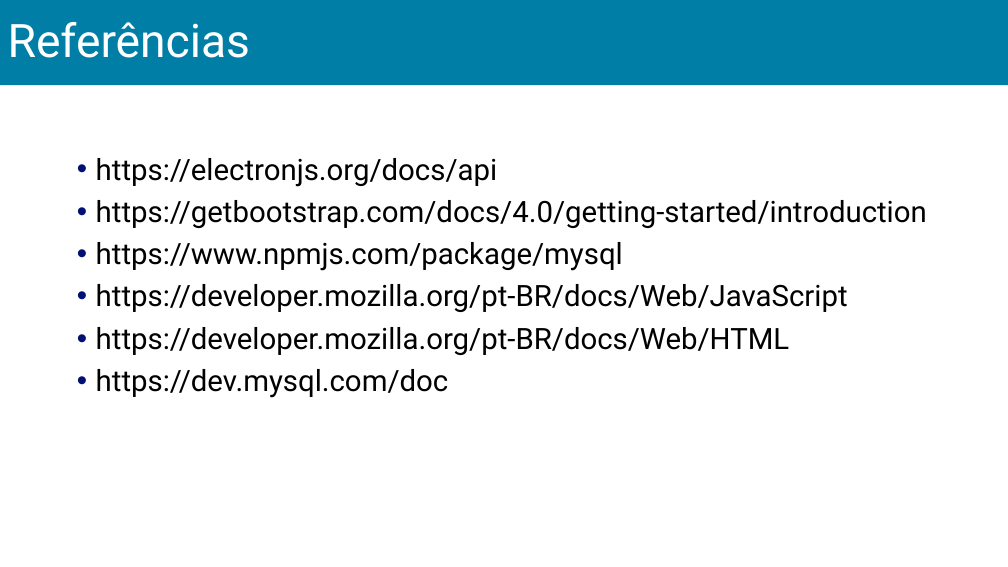
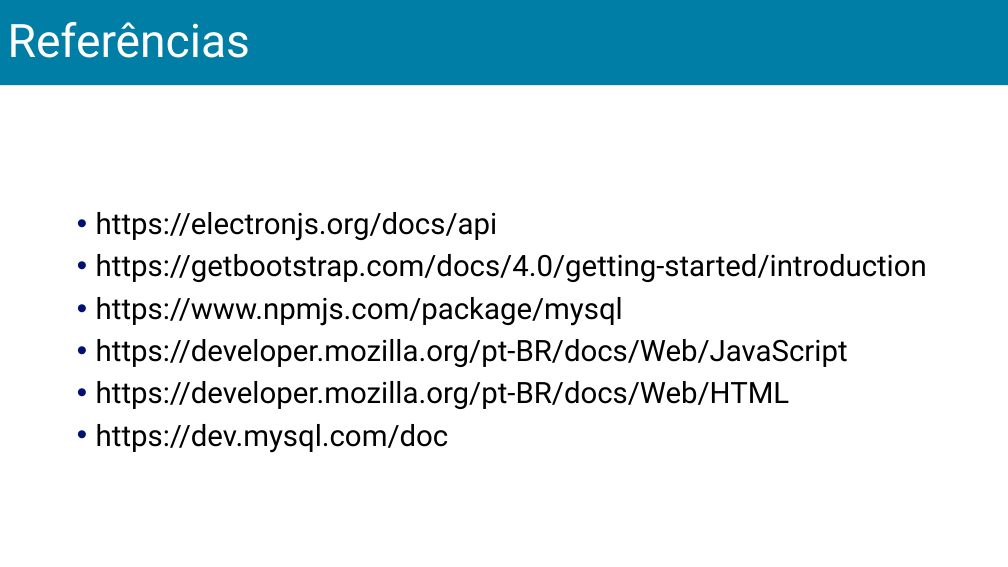
Before and after one commit to thalesrochas/sistema-bancario, a slide deck: slide 7 of Slides/Apresentação_slide.pptx (slide 11 before the commit). Drawn at 1008x567 pixels with LibreOffice and Linux fonts; fonts in the diff are those of the drawing. Boxes give left, top, right and bottom in pixels: in the first picture for what was removed or moved away, otherwise in the second. Text is boxed around its words. In the diff, an @@ line names an element or a change of style, - is before the commit and + after.

```diff
--- a/Slides/Apresentação_slide.pptx
+++ b/Slides/Apresentação_slide.pptx
@@ text "https://electronjs.org/docs/api" at (x1=96, y1=212, x2=927, y2=453): vertical alignment top to middle @@
```
Also in this commit, not shown: 1 other slide changed, 4 slides removed, 6 other files.
